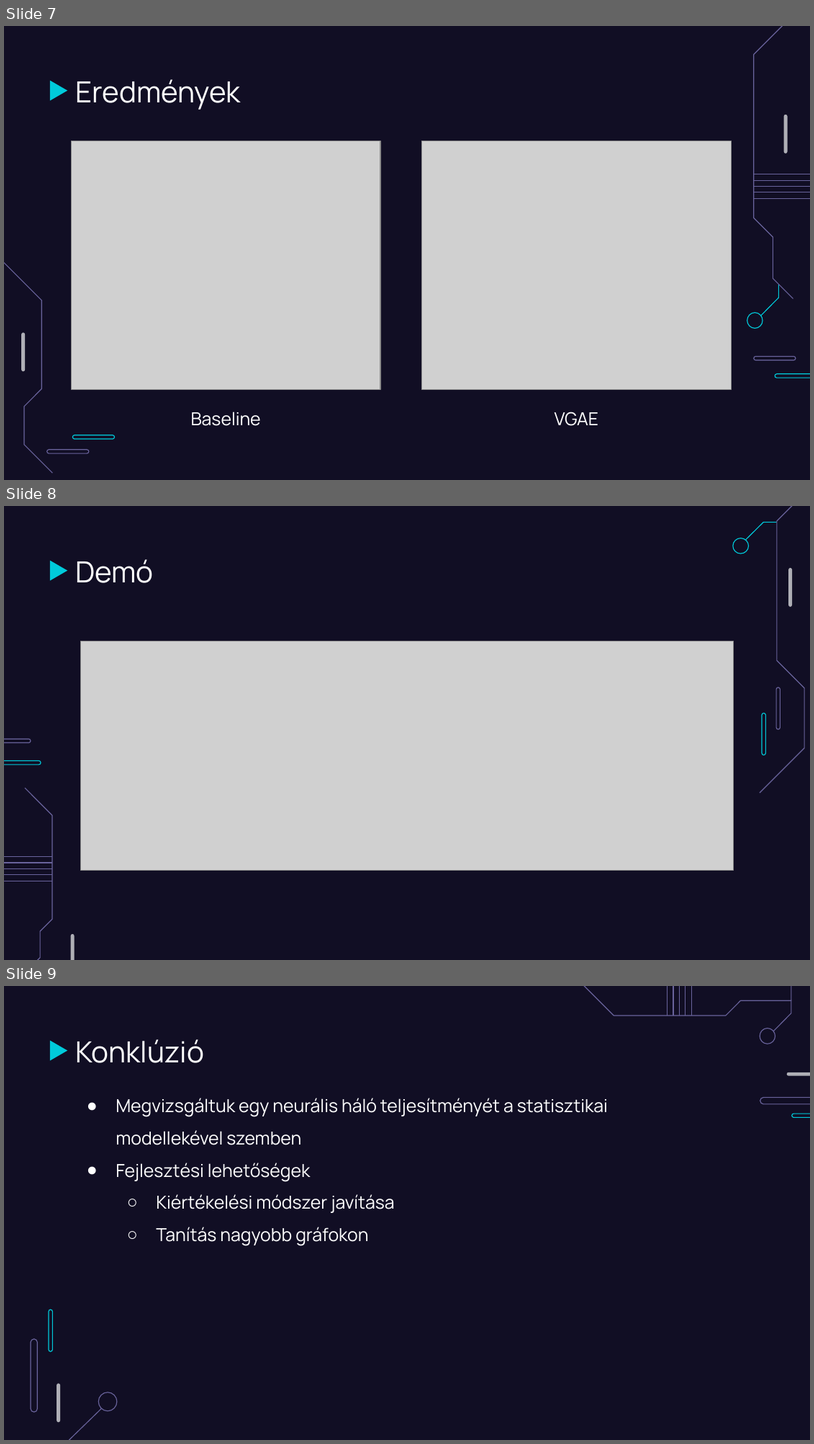
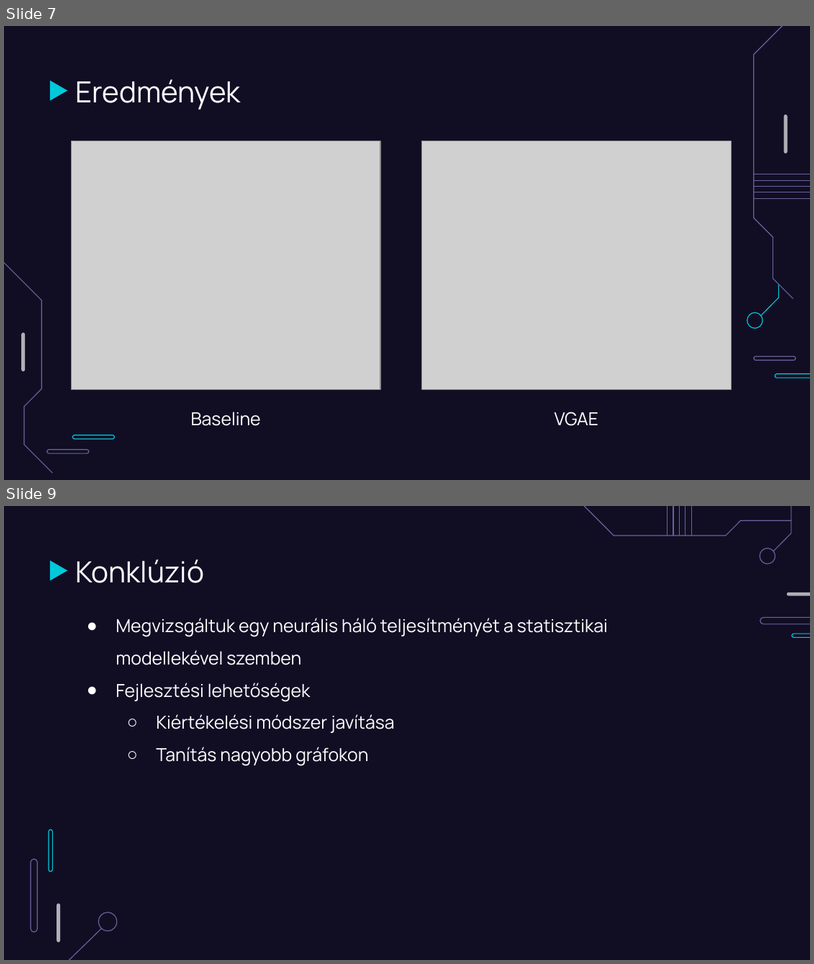
Before and after one commit to gyomberpet/DL-friend-recommendation, a slide deck: DL_Friend_recommendation.pptx. Shown one above the other, each under a label of ours: slides 7, 8 and 9 before the commit, slides 7 and 9 after it; the slides between them are not shown. The pictures are 814x1444 and 814x964 pixels, drawn with LibreOffice and Linux fonts; fonts in the diff are those of the drawing; grey boxes stand for pictures. Boxes give left, top, right and bottom in pixels: in the first picture for what was removed or moved away, otherwise in the second. Text is boxed around its words. In the diff, an @@ line names an element or a change of style, - is before the commit and + after.

```diff
--- a/DL_Friend_recommendation.pptx
+++ b/DL_Friend_recommendation.pptx
@@ slide 8 removed at [4,506,810,960], background #110E24; not listed: 1 template element that a slide beside it also shows @@
@@ group removed at [4,506,810,960]: 5 lines, 4 freeform shapes @@
@@ title removed at [75,559,153,583] @@
-Demó
@@ freeform shape removed at [789,568,792,607] @@
@@ picture removed at [80,641,734,870] @@
@@ group removed at [4,687,781,764]: 4 freeform shapes @@
@@ freeform shape removed at [71,934,74,960] @@
```
Also in this commit, not shown: 2 slides changed, 1 slide added.
